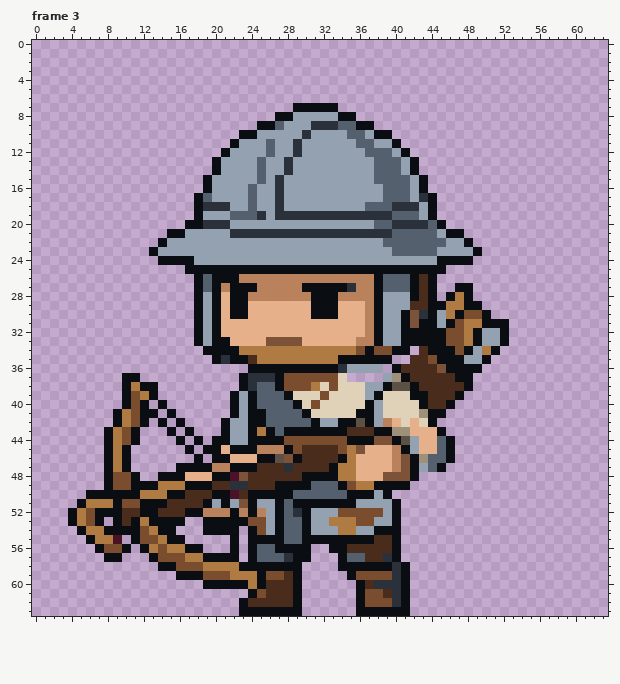
Two states of a pixel-art file, ArtSource/GuardIdles/CrossbowGuard_Idle.aseprite. The picture above is the old version.
64x64 pixels, 9 frames. Shown: frame 3. The commit also changed other frames, which this record leaves out.
After the commit:
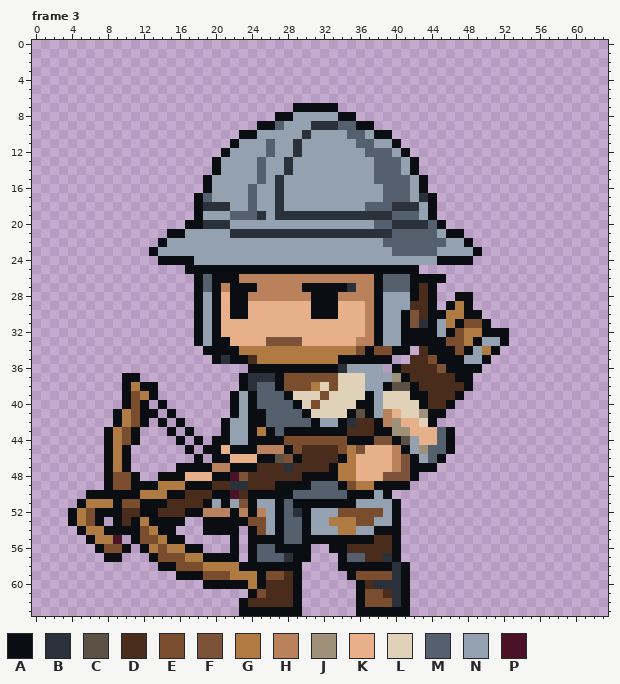
Palette (. is transparent): A #0a0d11  B #2b313a  C #5b5145  D #4a2c1c  E #7a4d2e  F #7c5238  G #b07a43  H #b9825d  J #9f907a  K #e6b08a  L #e0d2b8  M #55606e  N #93a1b0  P #4b1127
The commit says: Unify enemy idles from Miner through King and repair held props
Change:
{"where": "frame 3"}
{"frame":3,"y":25,"x":43,"old":"AAA","new":"..."}
{"frame":3,"y":26,"x":43,"old":"D","new":"A"}
{"frame":3,"y":26,"x":45,"old":".","new":"A"}
{"frame":3,"y":27,"x":47,"old":"AA","new":".."}
{"frame":3,"y":28,"x":46,"old":"AG","new":".A"}
{"frame":3,"y":29,"x":45,"old":"AG","new":".A"}
{"frame":3,"y":29,"x":49,"old":"A","new":"."}
{"frame":3,"y":30,"x":43,"old":"B","new":"D"}
{"frame":3,"y":30,"x":45,"old":"N","new":"A"}
{"frame":3,"y":30,"x":47,"old":"AEEA","new":"GAA."}
{"frame":3,"y":31,"x":43,"old":"A","new":"B"}
{"frame":3,"y":31,"x":46,"old":"AEGG","new":"GAEE"}
{"frame":3,"y":31,"x":51,"old":"AA","new":".."}
{"frame":3,"y":32,"x":45,"old":"AE","new":"NA"}
{"frame":3,"y":32,"x":49,"old":"ANN","new":"GAA"}
{"frame":3,"y":37,"x":35,"old":"....","new":"LLNN"}
{"frame":3,"y":39,"x":37,"old":"NA","new":"AN"}
{"frame":3,"y":40,"x":36,"old":"L","new":"A"}
{"frame":3,"y":41,"x":35,"old":"LA","new":"AC"}
{"frame":3,"y":41,"x":39,"old":"LL","new":"HK"}
{"frame":3,"y":42,"x":35,"old":"ACAN","new":"BDDA"}
{"frame":3,"y":42,"x":40,"old":"KL","new":"JK"}
{"frame":3,"y":43,"x":45,"old":"A.","new":"MA"}
{"frame":3,"y":45,"x":43,"old":"KK","new":"JM"}
{"frame":3,"y":46,"x":43,"old":"J","new":"N"}
{"frame":3,"y":46,"x":45,"old":"MA","new":"A."}
{"frame":3,"y":47,"x":43,"old":"NMA","new":"AA."}
